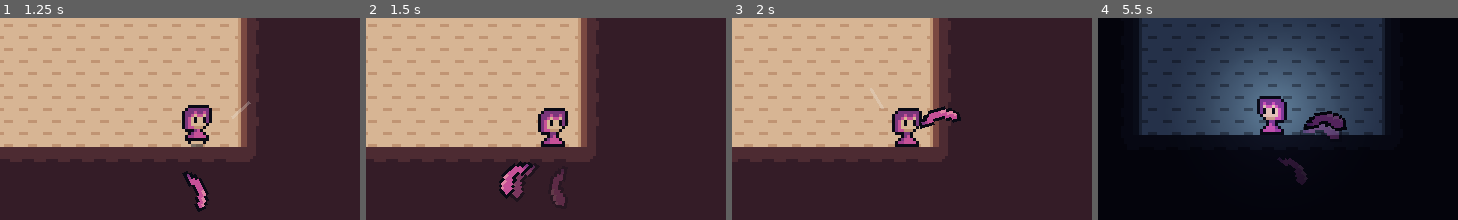
Above: before the commit, frames 1-4 (left to right).
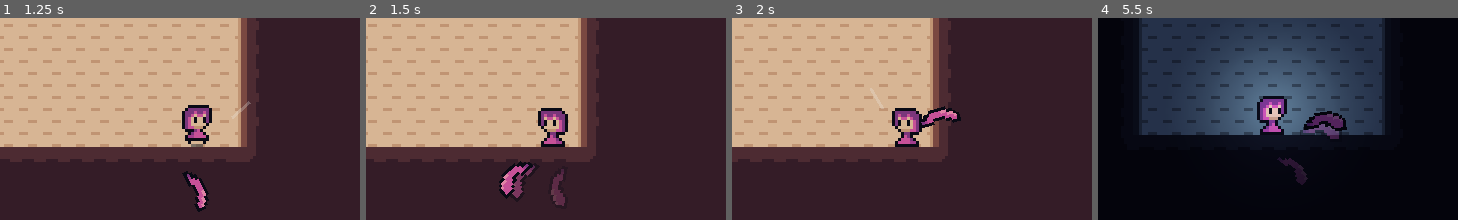
Above: after the commit, the same moments.

Repository: OlliO6/Cursed-Room
Game: Godot game, scene res://game/game.tscn
Two runs of this game, one before a commit and one after it. Both use one fixed random seed, a clock stepped at 60 frames per second and the inputs below.
Inputs (mouse positions are % of the whole screen's width and height, from its top left):
- Up to frame 1 (1.25 s): tap Enter at 0.5 s; move the mouse to (72, 45) at 0.52 s; hold D (move_right) from 0.53 s (still down); click (72, 45) at 0.6 s
- Up to frame 2 (1.5 s): release D (move_right) at 1.25 s; drag from (30, 55) to (32, 21) at 1.27 s
- Up to frame 3 (2 s): no input
- Up to frame 4 (5.5 s): move the mouse to (60, 28) at 2.02 s; hold D (move_right) 2.03-2.75 s; right-click (60, 28) at 2.1 s; click (60, 28) at 2.3 s; drag from (45, 70) to (33, 20) at 2.77 s; tap Space (switch_zone) at 3.5 s; move the mouse to (80, 65) at 3.52 s; hold A (move_left) 3.53-4.25 s; click (80, 65) at 3.6 s; drag from (20, 35) to (47, 61) at 4.27 s; move the mouse to (55, 50) at 5.02 s; hold S (move_down) from 5.03 s (still down); right-click (55, 50) at 5.1 s; click (55, 50) at 5.3 s
The pictures show only the part of the screen within x 26-76%, y 42-92%; the shares and areas given below are measured in that part.

Frame 1 is identical in both runs. In frame 2, 0.6% of the frame differs, in the area x 47-57%, y 44-63%; in frame 3, 0.6%; in frame 4, 0.6%.

Commit message:
Make player sprite flip when attacking

Diff:
--- a/player/player.gd
+++ b/player/player.gd
@@ -5,7 +5,8 @@
 @export_range(0, 1) var acceleration: float
 @export_range(0, 1) var deceleration: float
 
-@onready var sprite = get_node("AnimatedSprite2D") as AnimatedSprite2D
+@onready var weapon_holder := get_node("WeaponHolder") as Node2D
+@onready var sprite := get_node("AnimatedSprite2D") as AnimatedSprite2D
 @onready var state_machine := $StateMachine as StateMachine
 @onready var idle_state := $StateMachine/Idle as State
 @onready var run_state := $StateMachine/Run as State
@@ -13,6 +14,7 @@
 func _ready() -> void:
 	idle_state.state_entered.connect(sprite.play.bind("idle"))
 	run_state.state_entered.connect(sprite.play.bind("run"))
+	EventBus.attacked.connect(_on_attacked)
 
 func _physics_process(_delta) -> void:
 	$StateLabel.text = state_machine.state.name
@@ -35,3 +37,6 @@
 
 func _move(dir: Vector2, speed: float, accel: float) -> void:
 	velocity = lerp(velocity, dir * speed, accel)
+
+func _on_attacked(_weapon: Weapon) -> void:
+	sprite.flip_h = abs(weapon_holder.rotation_degrees) > 90
--- a/player/player.tscn
+++ b/player/player.tscn
@@ -77,10 +77,10 @@
 position = Vector2(0, -3)
 texture = ExtResource("4_8ivth")
 
-[node name="WeaponHolder" type="Node2D" parent="." node_paths=PackedStringArray("_weapon")]
+[node name="WeaponHolder" type="Node2D" parent="." node_paths=PackedStringArray("weapon")]
 position = Vector2(0, -3)
 script = ExtResource("4_wkoiu")
-_weapon = NodePath("Moon")
+weapon = NodePath("Moon")
 
 [node name="Moon" parent="WeaponHolder" instance=ExtResource("5_hxix6")]
 
--- a/player/weapon_holder.gd
+++ b/player/weapon_holder.gd
@@ -1,9 +1,9 @@
 extends Node2D
 
-@export var _weapon: Weapon
+@export var weapon: Weapon
 
 func _process(_delta: float) -> void:
-	if is_instance_valid(_weapon)&&_weapon.do_rotate():
+	if is_instance_valid(weapon) and weapon.do_rotate():
 		rotate_weapon()
 
 func rotate_weapon() -> void:
@@ -22,6 +22,6 @@
 	scale = Vector2.ONE
 
 	if abs(rotation_degrees) > 90:
-		_weapon.transform = Transform2D.FLIP_Y
+		weapon.transform = Transform2D.FLIP_Y
 	else:
-		_weapon.transform = Transform2D.IDENTITY
+		weapon.transform = Transform2D.IDENTITY
--- a/player/weapons/weapon.gd
+++ b/player/weapons/weapon.gd
@@ -18,6 +18,7 @@
 	is_attacking = true
 	can_attack_again = false
 	attacked.emit()
+	EventBus.emit_attacked(self)
 
 func end_attack() -> void:
 	is_attacking = false
--- a/project.godot
+++ b/project.godot
@@ -20,6 +20,7 @@
 
 InputManager="*res://singletons/input_manager.gd"
 MobileInterface="*res://singletons/mobile_inerface/mobile_interface.tscn"
+EventBus="*res://singletons/event_bus.gd"
 
 [display]
 
--- /dev/null
+++ b/singletons/event_bus.gd
@@ -0,0 +1,6 @@
+extends Node
+
+signal attacked(weapon: Weapon)
+
+func emit_attacked(weapon: Weapon) -> void:
+	attacked.emit(weapon)
